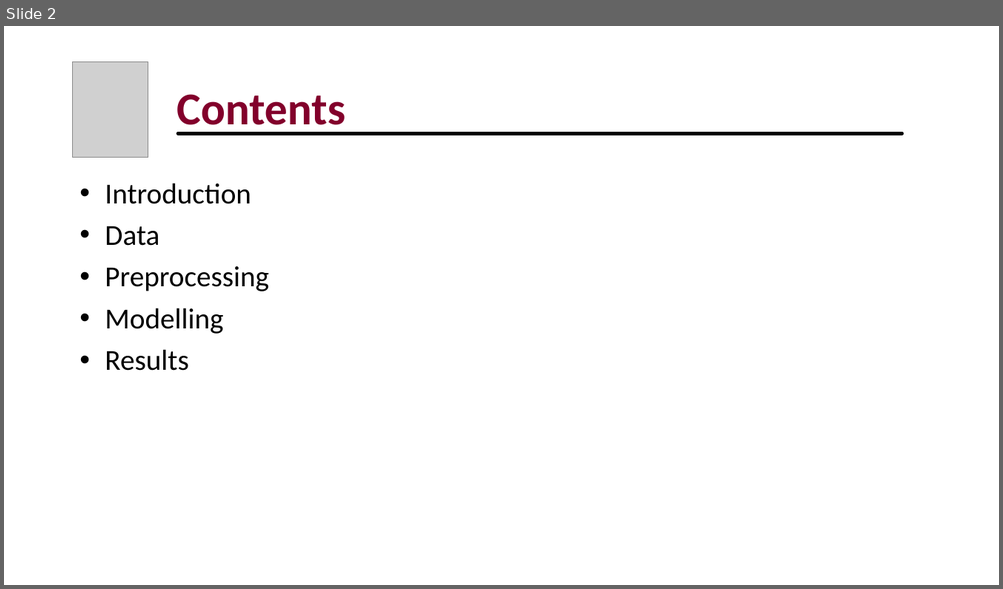
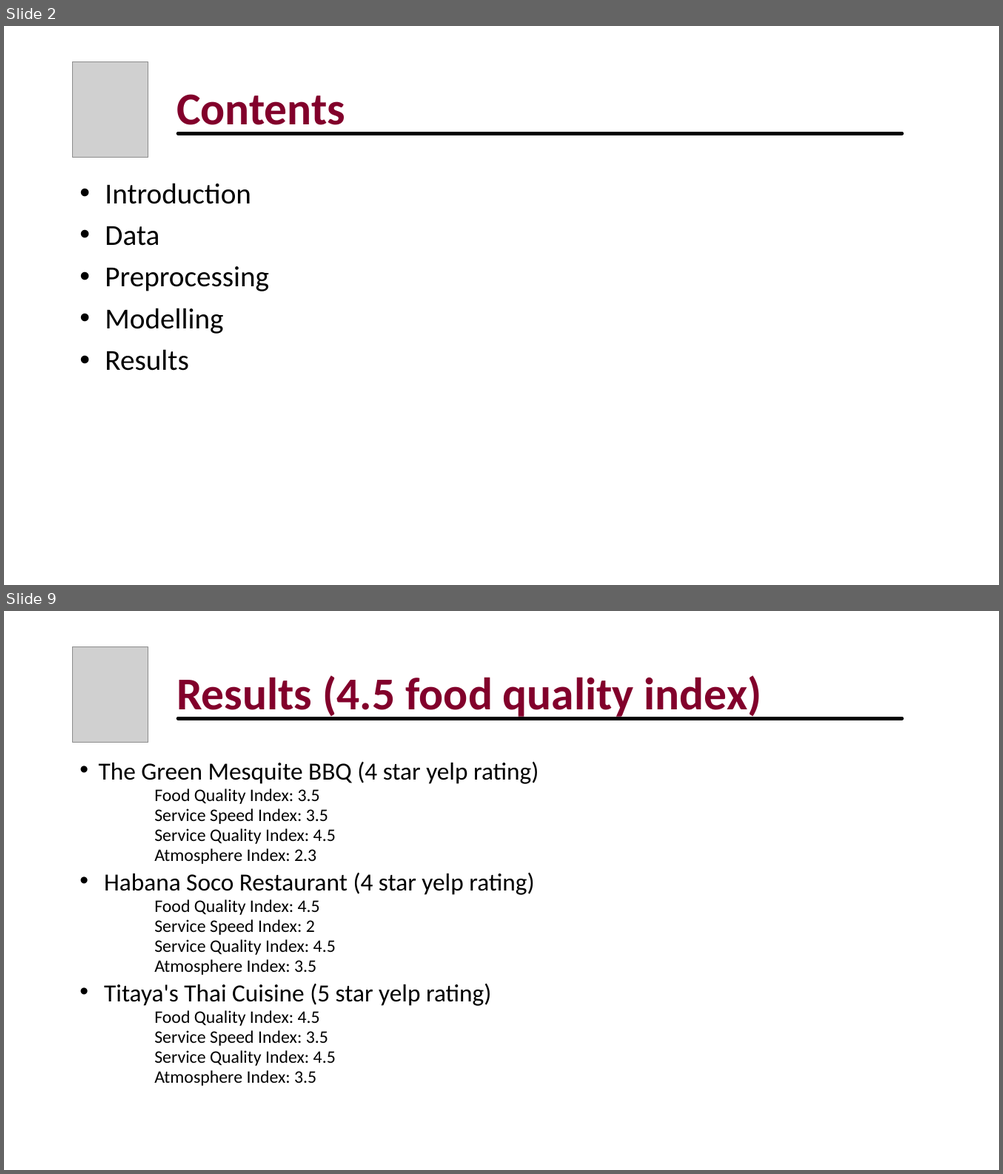
Before and after one commit to jomadata/capstone, a slide deck: Capstone_presentation.pptx. Shown one above the other, each under a label of ours: slide 2 before the commit, slides 2 and 9 after it; the slides between them are not shown. The pictures are 1003x589 and 1003x1174 pixels, drawn with LibreOffice and Linux fonts; fonts in the diff are those of the drawing; grey boxes stand for pictures. Boxes give left, top, right and bottom in pixels: in the first picture for what was removed or moved away, otherwise in the second. Text is boxed around its words. In the diff, an @@ line names an element or a change of style, - is before the commit and + after.

```diff
--- a/Capstone_presentation.pptx
+++ b/Capstone_presentation.pptx
@@ slide 9 added at (4, 611, 999, 1170), background #FFFFFF @@
@@ picture added at (73, 647, 149, 743) @@
@@ title added at (176, 675, 762, 721), 44 pt, text #82002B, bold @@
+Results (4.5 food quality index)
@@ line added from (178, 718) to (902, 718), #000000 3.5 pt @@
@@ text added at (99, 761, 538, 1086), 17 pt, text #000000 @@
+• The Green Mesquite BBQ (4 star yelp rating)
+    Food Quality Index: 3.5
+    Service Speed Index: 3.5
+    Service Quality Index: 4.5
+    Atmosphere Index: 2.3
+• Habana Soco Restaurant (4 star yelp rating)
+    Food Quality Index: 4.5
+    Service Speed Index: 2
+    Service Quality Index: 4.5
+    Atmosphere Index: 3.5
+• Titaya's Thai Cuisine (5 star yelp rating)
+    Food Quality Index: 4.5
+    Service Speed Index: 3.5
+    Service Quality Index: 4.5
+    Atmosphere Index: 3.5
```
Also in this commit, not shown: 2 slides changed, 8 other slides added, 5 slides removed, 2 other files.
